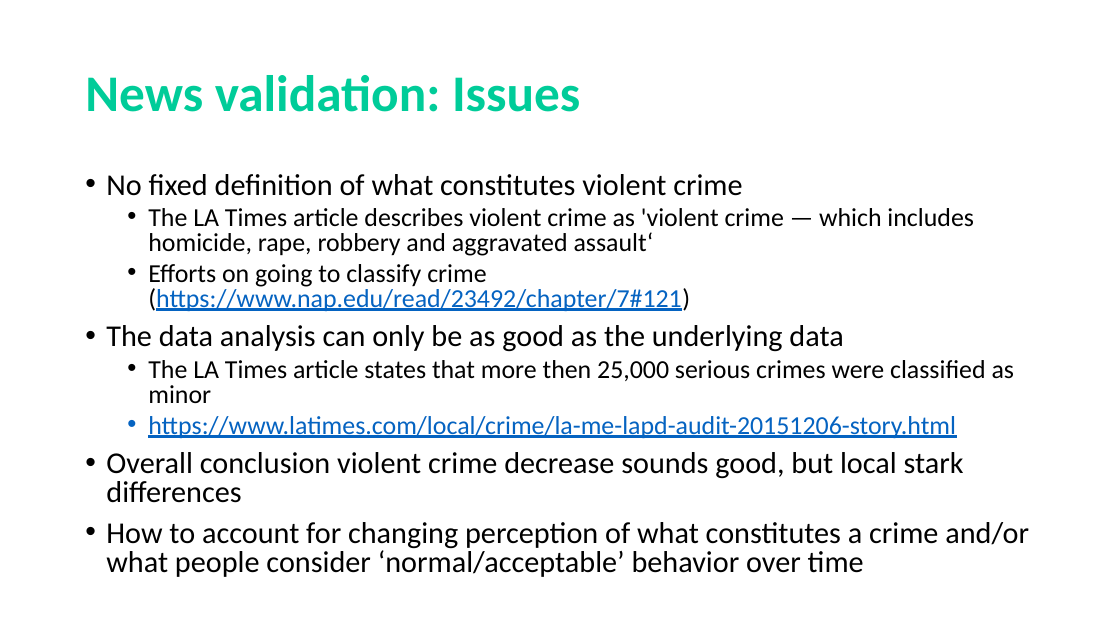
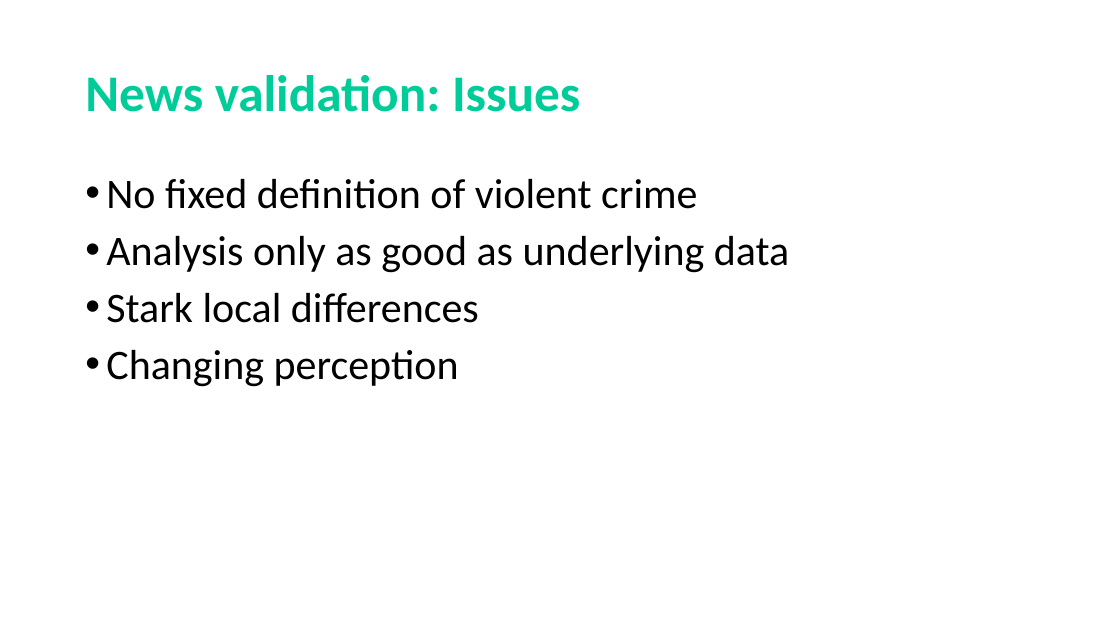
Before and after one commit to frederikdebruyker/Los-Angeles-Crime-Statistics, a slide deck: slide 6 of Presentation Project1 - Los Angeles Crime Statistics.pptx. Drawn at 1120x630 pixels with LibreOffice and Linux fonts; fonts in the diff are those of the drawing. Boxes give left, top, right and bottom in pixels: in the first picture for what was removed or moved away, otherwise in the second. Text is boxed around its words. In the diff, an @@ line names an element or a change of style, - is before the commit and + after.

Commit message:
ppt update

```diff
--- a/Presentation Project1 - Los Angeles Crime Statistics.pptx
+++ b/Presentation Project1 - Los Angeles Crime Statistics.pptx
@@ text at (x1=106, y1=179, x2=789, y2=387): text changed; size 22.2 to 36 pt @@
-• No fixed definition of what constitutes violent crime
-  • The LA Times article describes violent crime as 'violent crime — which includes homicide, rape, robbery and aggravated assault‘
-  • Efforts on going to classify crime (https://www.nap.edu/read/23492/chapter/7#121)
-• The data analysis can only be as good as the underlying data
-  • The LA Times article states that more then 25,000 serious crimes were classified as minor
-  • https://www.latimes.com/local/crime/la-me-lapd-audit-20151206-story.html
-• Overall conclusion violent crime decrease sounds good, but local stark differences
-• How to account for changing perception of what constitutes a crime and/or what people consider ‘normal/acceptable’ behavior over time
+• No fixed definition of violent crime
+• Analysis only as good as underlying data
+• Stark local differences
+• Changing perception
```
Also in this commit, not shown: 4 other slides changed, 21 other files.
